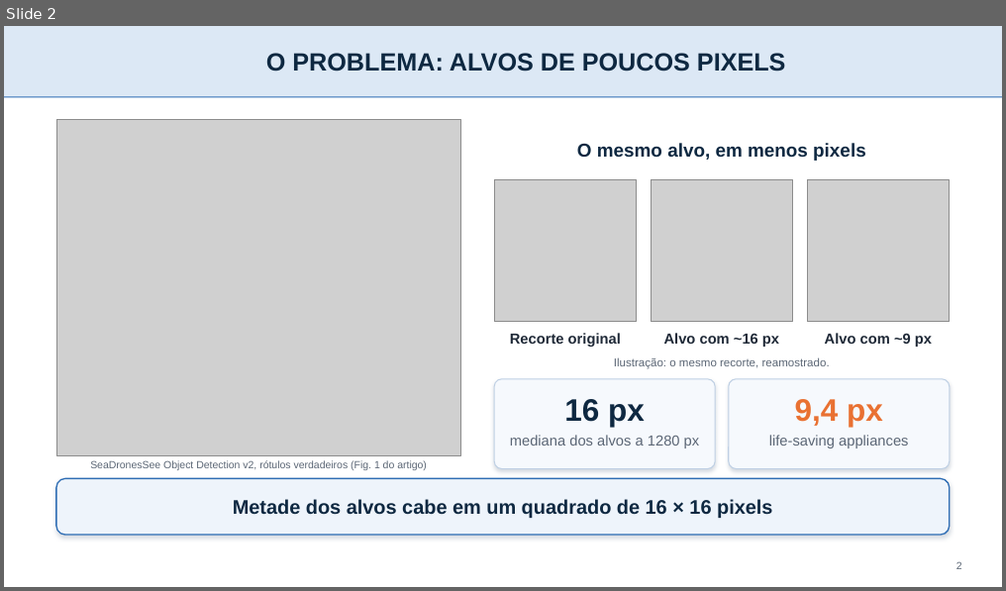
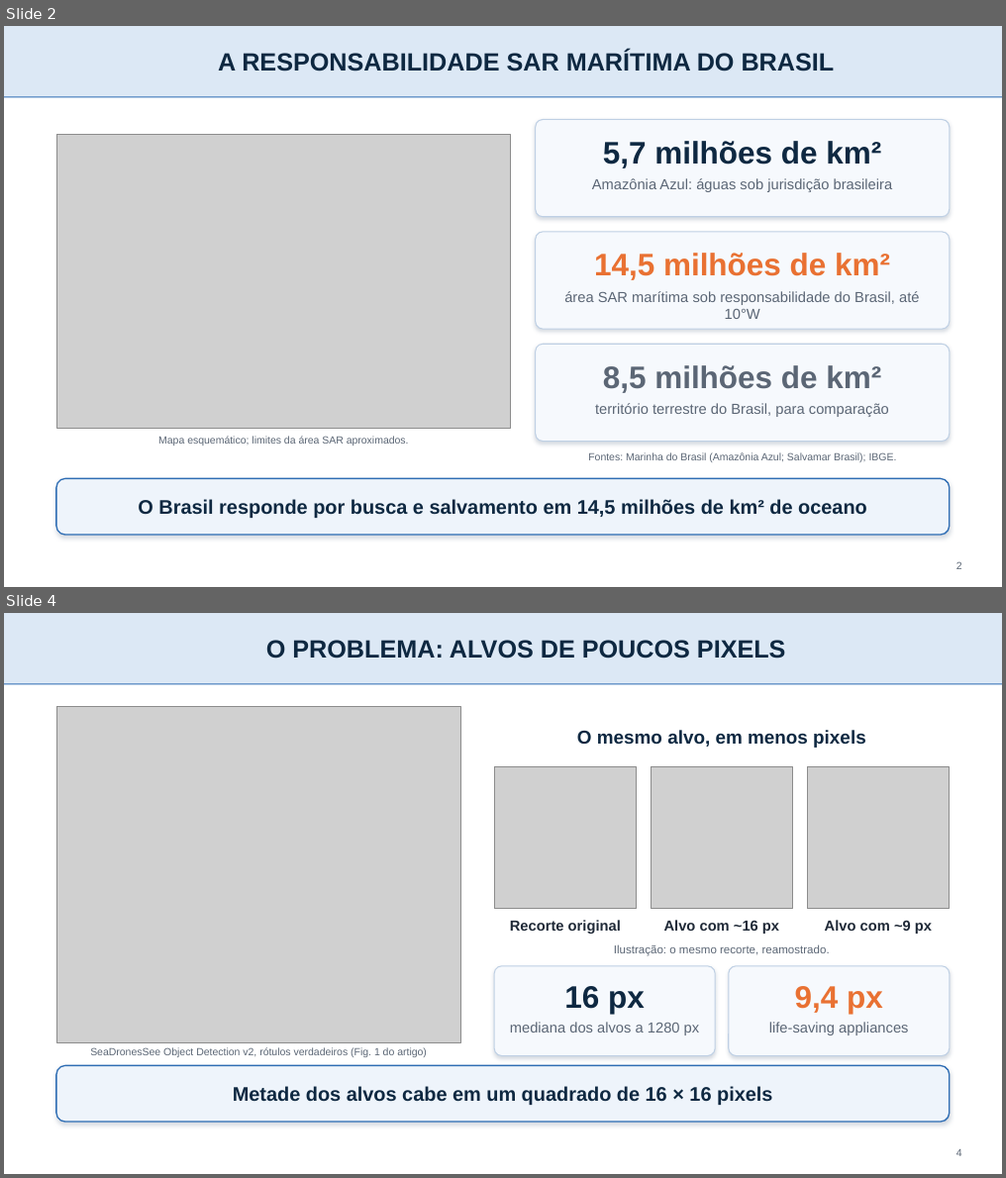
Before and after one commit to IghorRibeiro/WVCPresentation, a slide deck: slides/WVC2026_slides.pptx. Shown one above the other, each under a label of ours: slide 2 before the commit, slides 2 and 4 after it; the slides between them are not shown. The pictures are 1006x591 and 1006x1178 pixels, drawn with LibreOffice and Linux fonts; fonts in the diff are those of the drawing; grey boxes stand for pictures; background and template pictures are left out. Boxes give left, top, right and bottom in pixels: in the first picture for what was removed or moved away, otherwise in the second. Text is boxed around its words. In the diff, an @@ line names an element or a change of style, - is before the commit and + after.

```diff
--- a/slides/WVC2026_slides.pptx
+++ b/slides/WVC2026_slides.pptx
@@ slide 2 added at (4,26,1002,587), background #FFFFFF; not listed: 2 template elements that a slide beside it also shows @@
@@ title added at (218,51,835,72), 24 pt, text #0E2841, bold @@
+A RESPONSABILIDADE SAR MARÍTIMA DO BRASIL
@@ picture added at (56,135,511,428) @@
@@ rounded rectangle added at (536,120,949,217), fill #F6F9FD, outline #BFD0E4 1 pt @@
@@ text added at (603,141,881,169), 30 pt, text #0E2841, bold @@
+5,7 milhões de km²
@@ text added at (592,178,893,192), 14 pt, text #5B6675 @@
+Amazônia Azul: águas sob jurisdição brasileira
@@ rounded rectangle added at (536,232,949,329), fill #F6F9FD, outline #BFD0E4 1 pt @@
@@ text added at (594,253,890,280), 30 pt, text #E97132, bold @@
+14,5 milhões de km²
@@ text added at (564,291,919,319), 14 pt, text #5B6675 @@
+área SAR marítima sob responsabilidade do Brasil, até 10°W
@@ rounded rectangle added at (536,344,949,442), fill #F6F9FD, outline #BFD0E4 1 pt @@
@@ text added at (603,366,881,393), 30 pt, text #5B6675, bold @@
+8,5 milhões de km²
@@ text added at (595,403,889,417), 14 pt, text #5B6675 @@
+território terrestre do Brasil, para comparação
@@ text added at (158,436,409,446), 10 pt, text #5B6675 @@
+Mapa esquemático; limites da área SAR aproximados.
@@ text added at (588,453,897,463), 10 pt, text #5B6675 @@
+Fontes: Marinha do Brasil (Amazônia Azul; Salvamar Brasil); IBGE.
@@ rounded rectangle added at (56,478,949,535), fill #EEF4FB, outline #2E6DB4 1.25 pt @@
@@ text added at (138,499,867,518), 19 pt, text #0E2841, bold @@
+O Brasil responde por busca e salvamento em 14,5 milhões de km² de oceano
@@ page number added at (956,562,962,570), 10 pt, text #5B6675 @@
+2
@@ what was slide 2 is now slide 4 @@
@@ page number at (956,1150,962,1157): text changed @@
-2
+4
```
Also in this commit, not shown: 5 slides changed, 1 other slide added, 42 other files.
